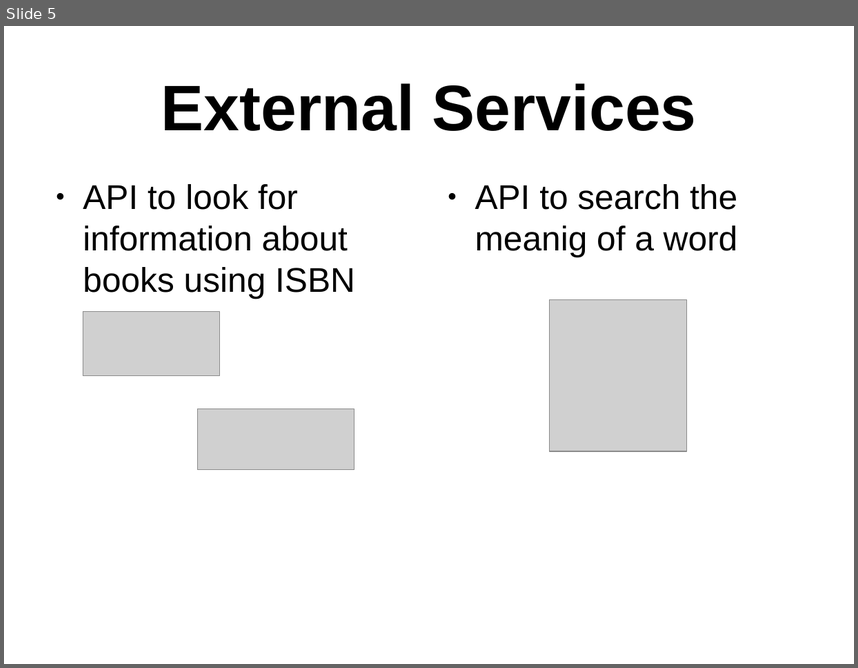
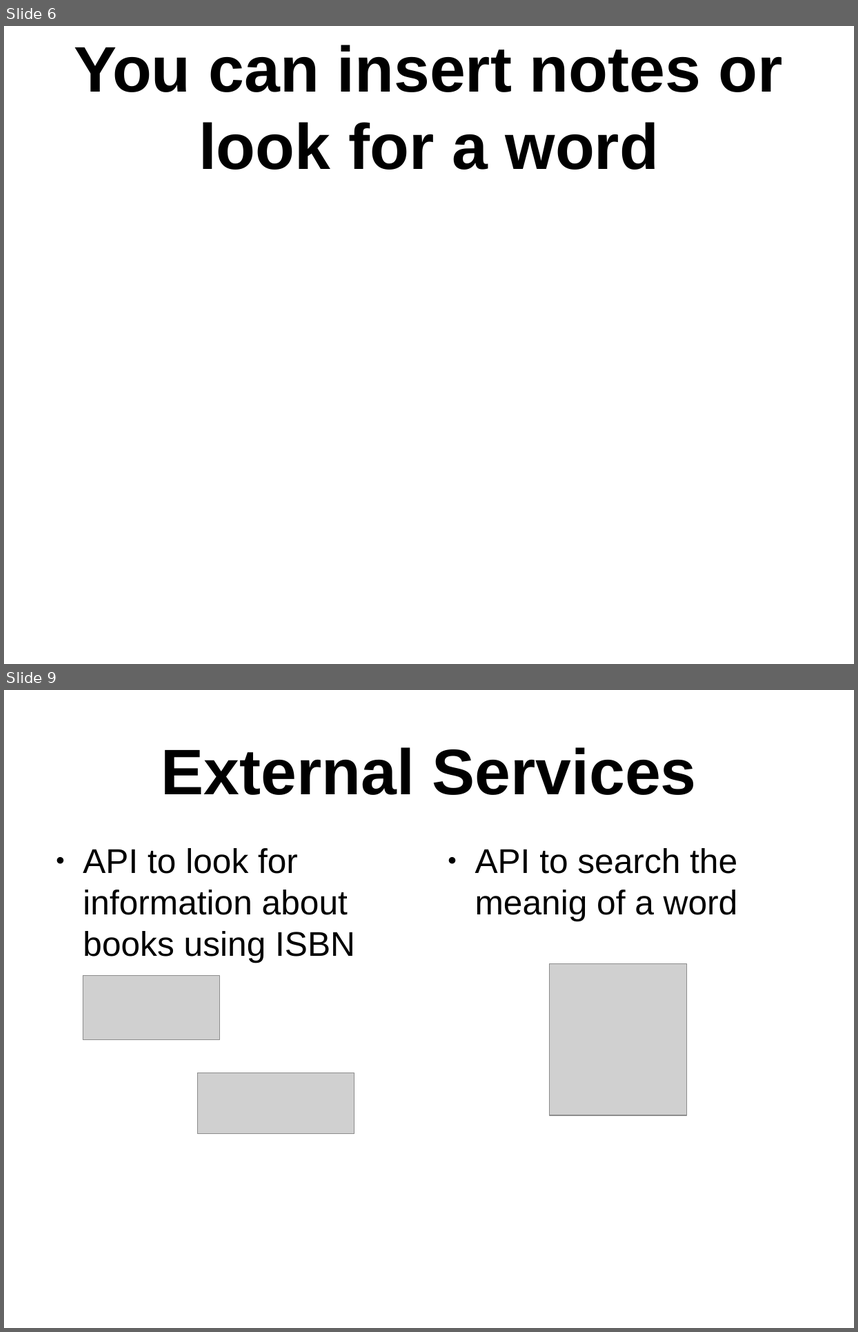
Before and after one commit to FAngelo94/Oleggo, a slide deck: Shor Presentation.odp. Shown one above the other, each under a label of ours: slide 5 before the commit, slides 6 and 9 after it; the slides between them are not shown. The pictures are 858x668 and 858x1332 pixels, drawn with LibreOffice and Linux fonts; fonts in the diff are those of the drawing; grey boxes stand for pictures. Boxes give left, top, right and bottom in pixels: in the first picture for what was removed or moved away, otherwise in the second. Text is boxed around its words. In the diff, an @@ line names an element or a change of style, - is before the commit and + after.

```diff
--- a/Shor Presentation.odp
+++ b/Shor Presentation.odp
@@ slide 6 added at (4,26,854,664), background #FFFFFF @@
@@ title added at (74,45,783,170), 60 pt, text #000000, bold @@
+You can insert notes or look for a word
@@ what was slide 5 is now slide 9 @@
```
Also in this commit, not shown: 4 slides changed, 4 other slides added.
